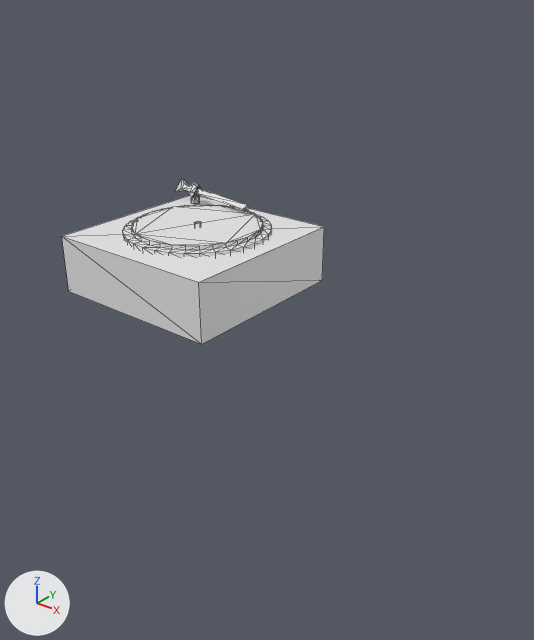
One commit to the glTF model public/record_player.gltf: the scene before it, then after it.
Camera for both pictures: a 50 mm lens placed at (-1.303, -0.44, 1.618), pointed at (-2.171, 0.645, 0.945). The axes (+X, +Y, +Z) are drawn at lower left. The lights are the same throughout. Mesh edges are drawn as thin lines. Vertices at the same position are counted once.

The first picture shows 'record_player'.
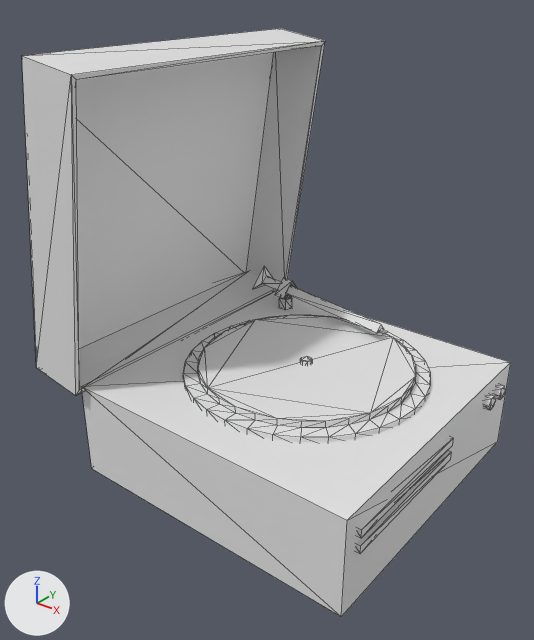
Pixel boxes (x1, y1, x2, y2) of what changed, in the pictures (534 x 640 px; the box of a moved part takes in the faces that stretch with it):
```json
{"object": "record_player", "change": "reshaped", "before": [62, 177, 324, 344], "after": [22, 28, 511, 617], "on screen": "86% wider, 251% taller"}
{"part": 1, "of": "me_record_player", "change": "moved or reshaped", "before": [191, 191, 200, 204], "after": [279, 294, 292, 310]}
{"part": 2, "of": "me_record_player", "change": "moved or reshaped", "before": [188, 183, 201, 196], "after": [275, 277, 297, 299]}
{"part": 3, "of": "me_record_player", "change": "moved or reshaped", "before": [195, 188, 249, 210], "after": [286, 285, 384, 333]}
{"part": 4, "of": "me_record_player", "change": "moved or reshaped", "before": [175, 177, 197, 192], "after": [253, 266, 281, 290]}
{"part": 5, "of": "me_record_player", "change": "moved or reshaped", "before": [123, 204, 271, 257], "after": [183, 315, 430, 442]}
{"part": 6, "of": "me_record_player", "change": "moved or reshaped", "before": [194, 221, 201, 225], "after": [300, 356, 312, 364]}
{"part": 7, "of": "me_record_player", "change": "added", "after": [82, 291, 511, 617]}
{"part": 8, "of": "me_record_player", "change": "added", "after": [493, 384, 505, 399]}
{"part": 9, "of": "me_record_player", "change": "added", "after": [483, 394, 496, 410]}
{"part": 10, "of": "me_record_player", "change": "added", "after": [357, 436, 453, 538]}
{"part": 11, "of": "me_record_player", "change": "added", "after": [356, 450, 452, 554]}
{"part": 12, "of": "me_record_player", "change": "added", "after": [22, 28, 325, 396]}
{"part": 13, "of": "me_record_player", "change": "deleted", "before": [62, 195, 324, 344]}
```

The change, as JSON lines over the scene's bpy script:
```json
{"block": "me_record_player", "where": "# used by ob_record_player; location = (0.0, 0.0, 0.0)"}
{"op": "remove", "block": "me_record_player", "code": "me_record_player.from_pydata(...)  # 204 vertices, 372 faces; spans x -2.896..-2.396, y 0.679..1.179, z 0.8..1.027"}
{"op": "add", "block": "me_record_player", "code": "me_record_player.from_pydata(...)  # 264 vertices, 472 faces; spans x -2.345..-1.673, y 0.184..0.761, z 0.805..1.502"}
{"block": "me_record_player", "change": "me_record_player part 1: the loose piece of 20 vertices spanning x -2.839..-2.813, y 1.109..1.134, z 0.959..0.995 is scaled about its middle by 1.06, then moved by (0.684, -0.449, 0.016)"}
{"block": "me_record_player", "change": "me_record_player part 2: the loose piece of 6 vertices spanning x -2.837..-2.805, y 1.096..1.144, z 0.989..1.019 is scaled about its middle by 1.06, then moved by (0.684, -0.449, 0.017)"}
{"block": "me_record_player", "change": "me_record_player part 3: the loose piece of 6 vertices spanning x -2.817..-2.591, y 1.071..1.129, z 0.994..1.009 is scaled about its middle by 1.06, then moved by (0.692, -0.45, 0.017)"}
{"block": "me_record_player", "change": "me_record_player part 4: the loose piece of 9 vertices spanning x -2.894..-2.825, y 1.102..1.161, z 0.985..1.027 is scaled about its middle by 1.06, then moved by (0.682, -0.448, 0.017)"}
{"block": "me_record_player", "change": "me_record_player part 5: the loose piece of 128 vertices spanning x -2.846..-2.446, y 0.74..1.14, z 0.952..0.979 is scaled about its middle by 1.06, then moved by (0.695, -0.46, 0.015)"}
{"block": "me_record_player", "change": "me_record_player part 6: the loose piece of 21 vertices spanning x -2.656..-2.637, y 0.93..0.95, z 0.967..0.983 is moved by (0.695, -0.46, 0.016)"}
{"block": "me_record_player", "change": "me_record_player part 7: a new loose piece, a box spanning x -2.216..-1.685, y 0.203..0.734, z 0.805..0.975, in mat_material_001 (white #e7e7e7)"}
{"block": "me_record_player", "change": "me_record_player part 8: a new loose piece, a 6-sided cylinder along x spanning x -1.698..-1.673, y 0.666..0.692, z 0.931..0.953, in mat_material_001 (white #e7e7e7)"}
{"block": "me_record_player", "change": "me_record_player part 9: a new loose piece, a 6-sided cylinder along x spanning x -1.698..-1.673, y 0.624..0.65, z 0.931..0.953, in mat_material_001 (white #e7e7e7)"}
{"block": "me_record_player", "change": "me_record_player part 10: a new loose piece, a box spanning x -1.693..-1.678, y 0.23..0.499, z 0.93..0.944, in mat_material_001 (white #e7e7e7)"}
{"block": "me_record_player", "change": "me_record_player part 11: a new loose piece, a box spanning x -1.693..-1.678, y 0.23..0.499, z 0.903..0.917, in mat_material_001 (white #e7e7e7)"}
{"block": "me_record_player", "change": "me_record_player part 12: a new loose piece of 20 vertices spanning x -2.345..-2.126, y 0.184..0.761, z 0.968..1.502, in mat_material_001 (white #e7e7e7)"}
{"block": "me_record_player", "change": "me_record_player part 13: the loose piece of 8 vertices spanning x -2.896..-2.396, y 0.679..1.179, z 0.8..0.96 is deleted"}
```
